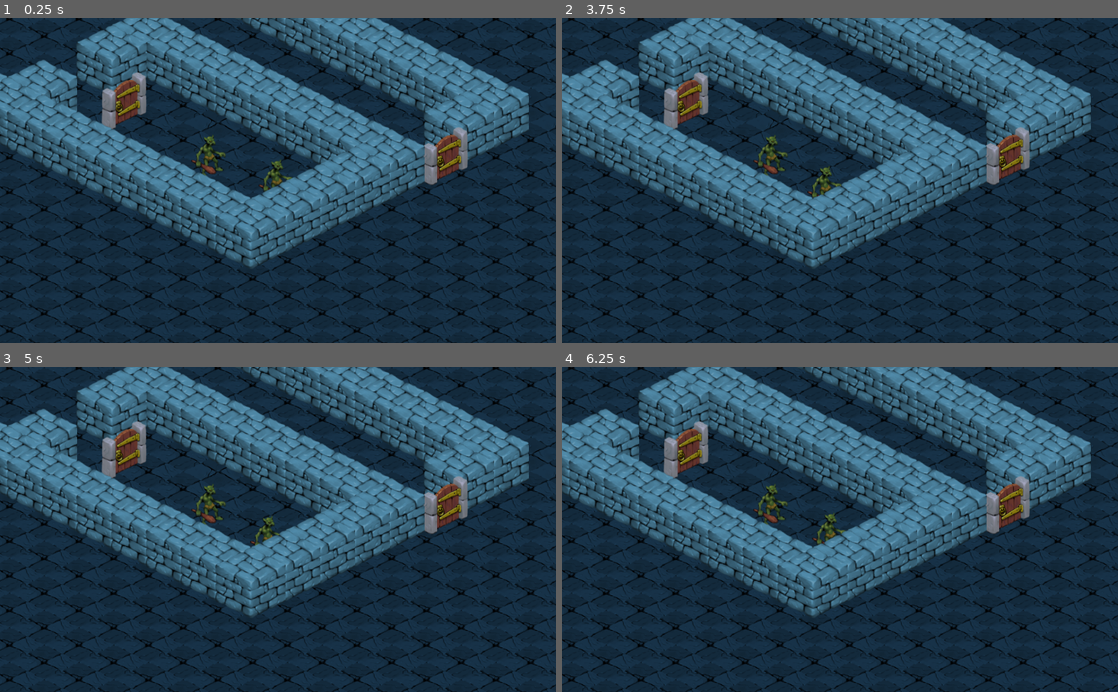
Above: before the commit, frames 1-4 (two rows, left to right).
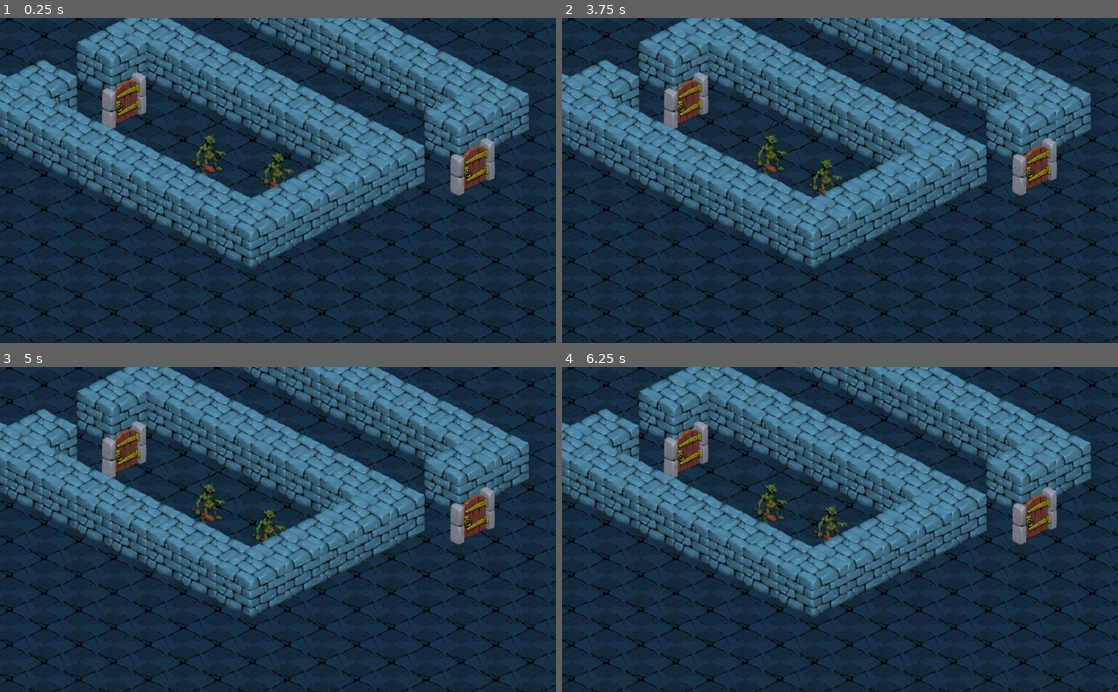
Above: after the commit, the same moments.

Repository: cbcerquiaga/YouMeAndTheEndOfTheWorld
Game: Godot game, scene res://dungeon.tscn
The game is run twice, just before and just after one commit, with the same random seed, the same clock (stepped at 60 frames per second) and the same inputs.
Inputs:
- Up to frame 1 (0.25 s): no input
- Up to frame 2 (3.75 s): tap Enter at 0.5, 2, 3.5 s; hold Right (move_right) 0.53-1.28 s; hold Down (move_bottom) 0.53-1.28 s; tap Space at 1.25, 2.75 s; hold Left (move_left) 1.28-2.03 s; tap \ (p1_dropout) at 1.35 s; hold Right (move_right) 2.03-2.78 s; hold 2 (p2_dropout) 2.03-2.78 s; hold Up (move_up) 2.78-3.53 s; tap S (p2_move_down) at 2.85 s; hold Left (move_left) from 3.53 s (still down); hold A (p2_move_left) from 3.53 s (still down)
- Up to frame 3 (5 s): keep holding Left (move_left); release A (p2_move_left) at 4.28 s; tap D (p2_move_right) at 4.35 s
- Up to frame 4 (6.25 s): tap Space at 5 s; hold W (p2_move_up) 5.03-5.78 s; release Left (move_left) at 5.78 s; hold Right (move_right) from 5.78 s (still down); tap Down (move_bottom) at 5.85 s

The runs differ from the first frame. In frame 1, 2.1% of the frame differs, in the area x 34-89%, y 33-55%; in frame 2, 2.2%, in the area x 34-89%, y 33-56%; in frame 3, 2.1%; in frame 4, 2.2%.

Commit message:
Adjusted collision box of troll so the move through door ways are smoother

Diff:
--- a/You, Me, and the End of the World/dungeon.tscn
+++ b/You, Me, and the End of the World/dungeon.tscn
@@ -76,4 +76,4 @@
 
 [node name="door3" parent="walls" index="4" instance=ExtResource( 6 )]
 
-position = Vector2( 807.15, 309 )
+position = Vector2( 857.15, 329 )
--- a/You, Me, and the End of the World/troll.tscn
+++ b/You, Me, and the End of the World/troll.tscn
@@ -24,8 +24,8 @@
 
 [node name="CollisionShape2D" type="CollisionShape2D" parent="." index="1"]
 
-position = Vector2( 2.79999, -15.408 )
-scale = Vector2( 4.17005, 3.38274 )
+position = Vector2( 3.69353, -8.06432 )
+scale = Vector2( 3.14896, 2.50778 )
 shape = SubResource( 1 )
 
 [node name="Camera2D" type="Camera2D" parent="." index="2"]
